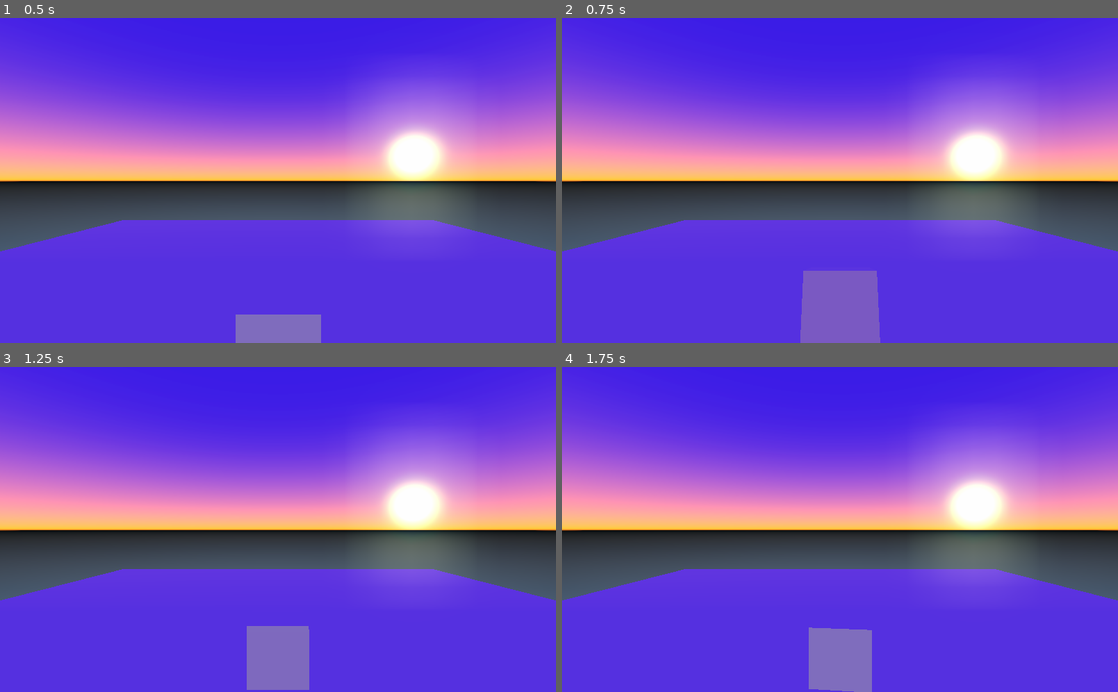
Above: before the commit, frames 1-4 (two rows, left to right).
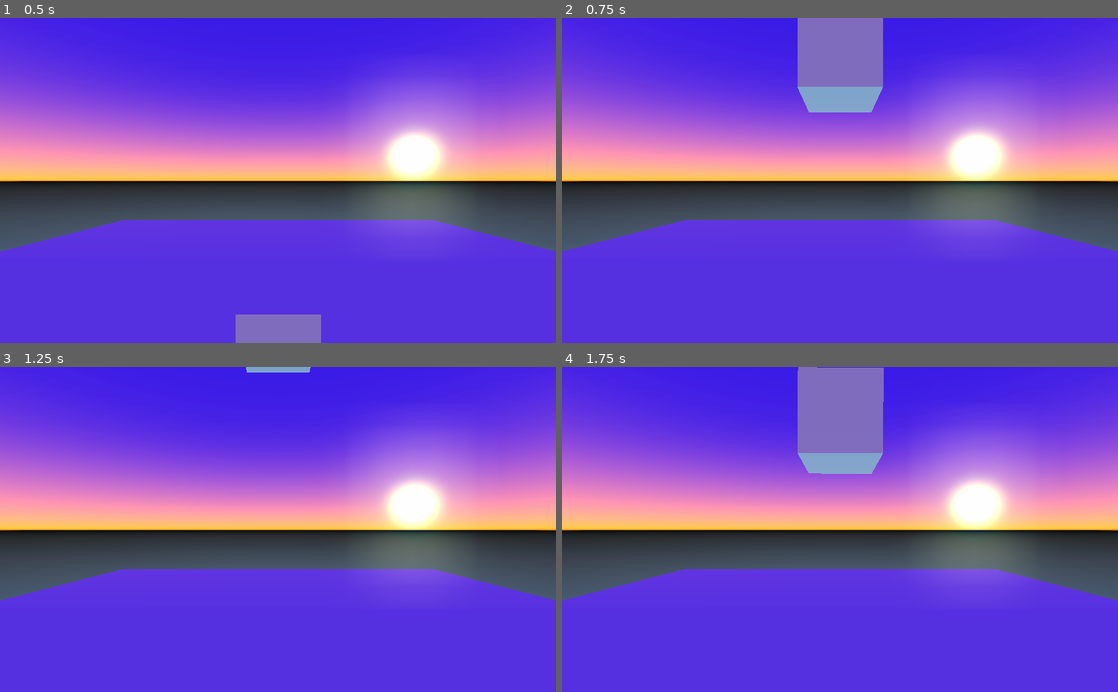
Above: after the commit, the same moments.

Repository: tavurth/godot-simple-physics
Game: Godot game, scene res://World.tscn
Two runs of this game, one before a commit and one after it. Both use one fixed random seed, a clock stepped at 60 frames per second and the inputs below.
Inputs:
- Up to frame 1 (0.5 s): no input
- Up to frame 2 (0.75 s): hold Space (action_impulse) from 0.53 s (still down)
- Up to frame 3 (1.25 s): keep holding Space (action_impulse)
- Up to frame 4 (1.75 s): release Space (action_impulse) at 1.28 s; tap Space (action_impulse) at 1.35 s

Frame 1 is identical in both runs. In frame 2, 7.4% of the frame differs, in the area x 42-58%, y 0-100%; in frame 3, 2.4%; in frame 4, 7.1%.

Commit message:
Apply local impulse

Diff:
--- a/Cube.gd
+++ b/Cube.gd
@@ -5,14 +5,15 @@
 func _ready():
 	set_process_input(true)
 
+func apply_local_impulse(impulseDirection):
+	var global_direction = global_transform.basis.xform(impulseDirection.normalized())
+
+	apply_impulse(Vector3(0,0,0), global_direction * impulseDirection) # Apply to bodies center
+
 func _input(event):
 	## Do nothing if we haven't got the space key pressed
 	## See Project -> Project Settings -> Input map
 	if not Input.is_action_pressed('action_impulse'):
 		return
 
-
-	self.apply_impulse(
-		self.get_translation() - Vector3(0, 10, 0),
-		Vector3(0, ACCELERATION, ACCELERATION / 10)
-	)
+	apply_local_impulse(Vector3(0, -5, 0))
